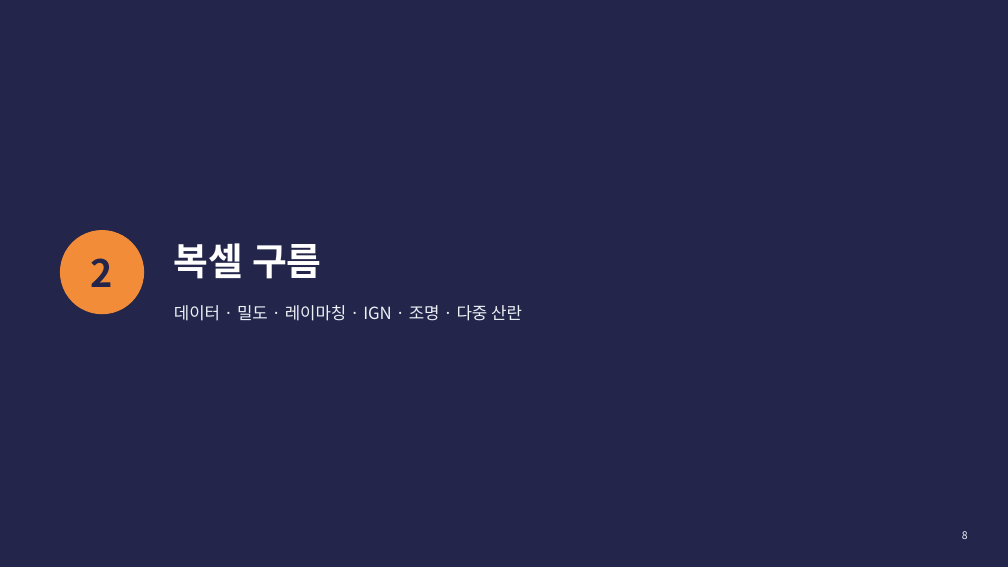
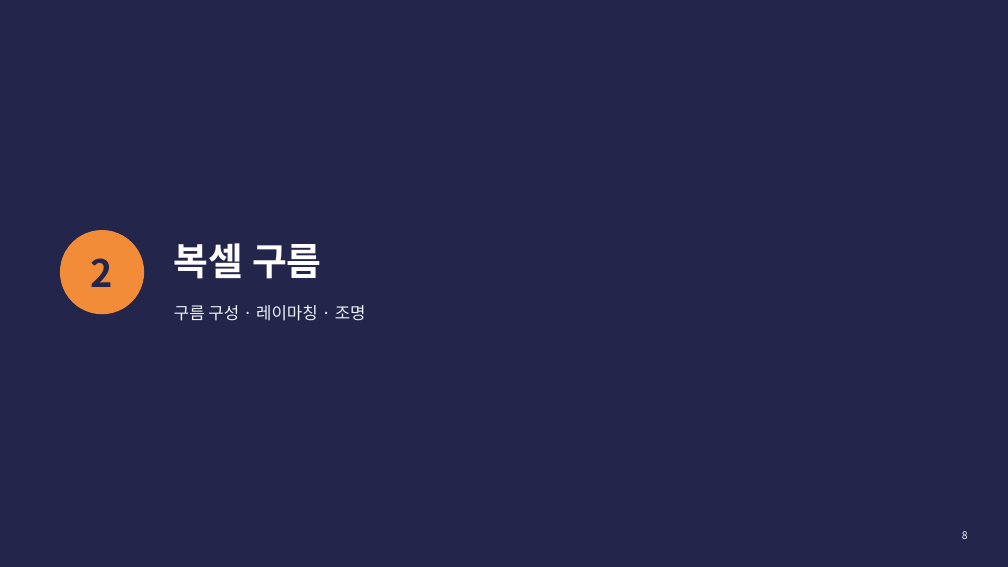
Before and after one commit to jcmeve/DirectX-Graphics-Samples, a slide deck: slide 8 of Interactive Raymarching Cloud_3.pptx. Drawn at 1008x567 pixels with LibreOffice and Linux fonts; fonts in the diff are those of the drawing. Boxes give left, top, right and bottom in pixels: in the first picture for what was removed or moved away, otherwise in the second. Text is boxed around its words. In the diff, an @@ line names an element or a change of style, - is before the commit and + after.

```diff
--- a/Interactive Raymarching Cloud_3.pptx
+++ b/Interactive Raymarching Cloud_3.pptx
@@ text at [174,305,366,321]: text changed @@
-데이터 · 밀도 · 레이마칭 · IGN · 조명 · 다중 산란
+구름 구성 · 레이마칭 · 조명
```
Also in this commit, not shown: 21 other slides changed, 1 slide added, 5 slides removed.
